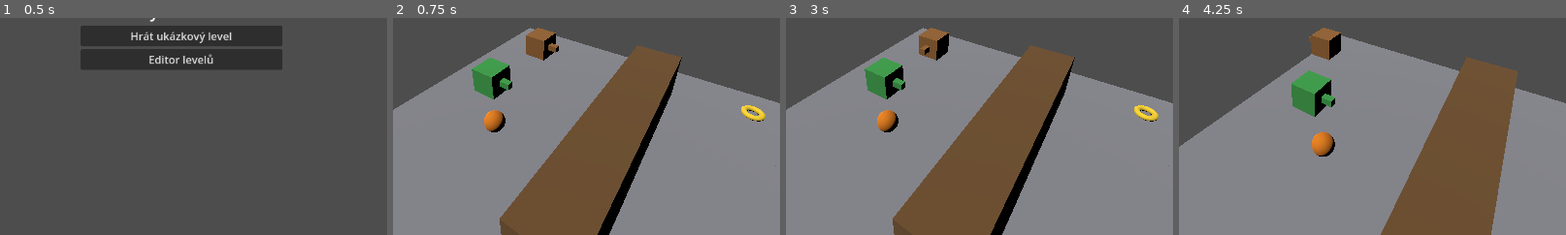
Above: before the commit, frames 1-4 (left to right).
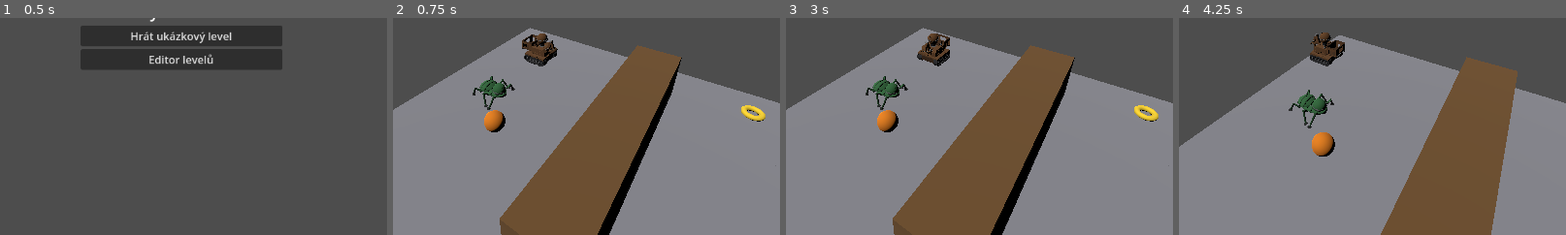
Above: after the commit, the same moments.

Repository: zbynekrybicka/NCR
Game: Godot game, scene res://app/scenes/main.tscn
The game is run twice, just before and just after one commit, with the same random seed, the same clock (stepped at 60 frames per second) and the same inputs.
Inputs (mouse positions are % of the whole screen's width and height, from its top left):
- Up to frame 1 (0.5 s): no input
- Up to frame 2 (0.75 s): click "Hrát ukázkový level" at 0.5 s
- Up to frame 3 (3 s): click "Menu" at 1.25 s; click "Hrát ukázkový level" at 2 s; tap Enter at 2.75 s; move the mouse to (72, 45) at 2.77 s; hold D (turn_right) from 2.78 s (still down); tap W (step) at 2.85 s; click (72, 45) at 2.92 s
- Up to frame 4 (4.25 s): tap S (turn_around) at 3.05, 3.6 s; tap R (restart_level) at 3.5 s; move the mouse to (30, 55) at 3.52 s; release D (turn_right) at 3.53 s; hold Shift (step_down) from 3.53 s (still down); tap W (step) at 3.8 s
The pictures show only the part of the screen within x 31-81%, y 44-94%; the shares and areas given below are measured in that part.

Frame 1 is identical in both runs. In frame 2, 2.5% of the frame differs, in the area x 20-43%, y 4-43%; in frame 3, 2.4%; in frame 4, 2.7%, in the area x 28-43%, y 4-51%.

Commit message:
Modely a animace jsou připravené.

Diff:
--- a/game/app/editor/editor_view.gd
+++ b/game/app/editor/editor_view.gd
@@ -127,24 +127,14 @@
 		node.rotation.y = -WorldView.facing_to_yaw(level.orientation_at(cell))
 		_content.add_child(node)
 
+## Roboti se v editoru kreslí stejně jako ve hře (týž RobotView), aby autor
+## levelu viděl, co pak uvidí hráč — navíc jen jmenovka nad modelem.
 func _build_robots() -> void:
 	for placement in level.robots:
-		var mesh := BoxMesh.new()
-		mesh.size = Vector3(0.6, 0.6, 0.6)
-		var material := StandardMaterial3D.new()
-		material.albedo_color = WorldView.ROBOT_COLORS.get(placement.kind, Color.WHITE)
-		mesh.material = material
-		var node := MeshInstance3D.new()
-		node.mesh = mesh
+		var node := RobotView.create(placement.kind,
+				WorldView.ROBOT_COLORS.get(placement.kind, Color.WHITE))
 		node.position = WorldView.cell_to_position(placement.cell)
 		node.rotation.y = WorldView.facing_to_yaw(placement.facing)
-		var nose := MeshInstance3D.new()
-		var nose_mesh := BoxMesh.new()
-		nose_mesh.size = Vector3(0.15, 0.15, 0.3)
-		nose_mesh.material = material
-		nose.mesh = nose_mesh
-		nose.position = Vector3(0, 0, -0.4)
-		node.add_child(nose)
 		var label := Label3D.new()
 		label.text = GridTypes.robot_name(placement.kind)
 		label.position = Vector3(0, 0.55, 0)
--- a/game/app/view/event_animator.gd
+++ b/game/app/view/event_animator.gd
@@ -10,6 +10,17 @@
 const STEP_TIME := 0.14
 const TURN_TIME := 0.10
 
+## Klipy uvnitř modelu robota podle substepu (§6.4). Bere se první, který
+## model doopravdy má — kdo klip nemá, se jen posune. Krok po šikmině je pořád
+## chůze, svislý (šplhání Neta, let Da) už ne — tam by `walk` lhal.
+const MOVE_CLIPS := {
+	GridTypes.Substep.FORWARD: ["walk"],
+	GridTypes.Substep.UP_RAMP: ["walk_ramp_up", "walk"],
+	GridTypes.Substep.DOWN_RAMP: ["walk_ramp_down", "walk"],
+	GridTypes.Substep.UP_VERTICAL: ["climb_up", "fly_up"],
+	GridTypes.Substep.DOWN_VERTICAL: ["climb_down", "fly_down"],
+}
+
 var view: WorldView
 var _queue: Array = []
 var _playing: bool = false
@@ -20,6 +31,7 @@
 var _from_yaw: float = 0.0
 var _to_yaw: float = 0.0
 var _node: Node3D
+var _robot: RobotView
 
 func is_playing() -> bool:
 	return _playing or not _queue.is_empty()
@@ -53,8 +65,11 @@
 	if _node != null and is_instance_valid(_node):
 		_node.position = _to
 		_node.rotation.y = _to_yaw
+	if _robot != null and is_instance_valid(_robot):
+		_robot.settle()
 	_playing = false
 	_node = null
+	_robot = null
 
 func _next() -> void:
 	while not _queue.is_empty():
@@ -70,21 +85,26 @@
 			_node = view.robot_node(int(event.data["robot"]))
 			if _node == null:
 				return false
+			_robot = view.robot_view(int(event.data["robot"]))
 			_from = _node.position
 			_to = WorldView.cell_to_position(event.data["to"])
 			_from_yaw = _node.rotation.y
 			_to_yaw = _node.rotation.y
 			_begin(STEP_TIME)
+			_play_clips(MOVE_CLIPS.get(int(event.data["substep"]), []))
 			return true
 		Event.EventType.ROBOT_TURNED:
 			_node = view.robot_node(int(event.data["robot"]))
 			if _node == null:
 				return false
+			_robot = view.robot_view(int(event.data["robot"]))
 			_from = _node.position
 			_to = _node.position
 			_from_yaw = _node.rotation.y
 			_to_yaw = WorldView.facing_to_yaw(int(event.data["to_dir"]))
 			_begin(TURN_TIME)
+			_play_clips(_turn_clips(int(event.data["from_dir"]),
+					int(event.data["to_dir"])))
 			return true
 		Event.EventType.ROBOT_ENTERED_TARGET:
 			var node := view.robot_node(int(event.data["robot"]))
@@ -111,3 +131,22 @@
 	_elapsed = 0.0
 	_duration = duration
 	_playing = true
+
+## Klip se roztahuje na dobu události, ne naopak (§6.3): tempo hry je herní
+## rozhodnutí, ne důsledek toho, kolik snímků měl klip v Blenderu.
+func _play_clips(clips: Array) -> void:
+	if _robot == null or clips.is_empty():
+		return
+	_robot.play_action(PackedStringArray(clips), _duration)
+
+## Směr otáčky z rozdílu světových stran. Klipy jsou pojmenované z pohledu
+## robota (blender/net/anim_walk.py), takže NORTH -> EAST je `turn_right`.
+static func _turn_clips(from_dir: int, to_dir: int) -> Array:
+	match posmod(to_dir - from_dir, 4):
+		1:
+			return ["turn_right"]
+		2:
+			return ["turn_around"]
+		3:
+			return ["turn_left"]
+	return []
--- /dev/null
+++ b/game/app/view/robot_view.gd
@@ -0,0 +1,138 @@
+class_name RobotView
+extends Node3D
+
+## Obal robota (import-assets §4.1). Tímhle uzlem hýbe EventAnimator — dává
+## mu pozici buňky a yaw; model z Blenderu (`blender/<robot>/`) visí uvnitř
+## a o mřížce nic neví. Díky obalu se klipy uvnitř modelu míchají s pohybem
+## po mřížce, aniž by o sobě navzájem věděly.
+##
+## Chybějící `.glb` NENÍ chyba: použije se dosavadní barevná krychle s nosem
+## (§2.4 — každý model má fallback, aby šly assety přidávat po jednom).
+
+const MODEL_PATHS := {
+	GridTypes.RobotKind.HAN: "res://assets/robots/han.glb",
+	GridTypes.RobotKind.DUL: "res://assets/robots/dul.glb",
+	GridTypes.RobotKind.SET: "res://assets/robots/set.glb",
+	GridTypes.RobotKind.NET: "res://assets/robots/net.glb",
+	GridTypes.RobotKind.DA: "res://assets/robots/da.glb",
+	GridTypes.RobotKind.YEO: "res://assets/robots/yeo.glb",
+	GridTypes.RobotKind.IL: "res://assets/robots/il.glb",
+}
+
+## Klipy, které u robota běží pořád (vrtule Da). Nepatří do fronty událostí
+## a nesmí se roztahovat přes `speed_scale` (§6.3) — proto se pouští zvlášť
+## a v přirozeném tempu. Pořadí je pořadí priority.
+const LOOP_CLIPS := ["idle", "rotors"]
+
+static var _scene_cache: Dictionary = {}   # cesta -> PackedScene | null
+
+var kind: int = -1
+
+var _player: AnimationPlayer = null
+var _loop_clip: String = ""
+var _action_clip: String = ""
+
+## `color` se použije jen pro fallback krychli, aby RobotView nemusel sahat
+## do WorldView (a nevznikl kruhový odkaz mezi třídami).
+static func create(p_kind: int, color: Color) -> RobotView:
+	var view := RobotView.new()
+	view.kind = p_kind
+	view.name = "Robot_%s" % GridTypes.robot_name(p_kind)
+	var model := _instantiate_model(p_kind)
+	if model == null:
+		view.add_child(_placeholder(color))
+	else:
+		view.add_child(model)
+		view._setup_animation(model)
+	return view
+
+## Zahraje první klip ze seznamu, který model doopravdy má, a roztáhne ho na
+## dobu události (§6.3 — autorita je tabulka časů, ne délka klipu v Blenderu).
+## Když žádný z klipů neexistuje, uzel se prostě jen posune.
+func play_action(clips: PackedStringArray, duration: float) -> void:
+	if _player == null:
+		return
+	var clip := ""
+	for candidate in clips:
+		if _player.has_animation(candidate):
+			clip = candidate
+			break
+	if clip == "":
+		return
+	var length: float = _player.get_animation(clip).length
+	_player.speed_scale = length / maxf(duration, 0.001)
+	_player.play(clip)
+	_action_clip = clip
+
+## Koncová póza akce jednou operací (§6.6, pravidlo 3) — po přeskočení
+## animace musí scéna odpovídat stavu, ne doběhnout „časem".
+func settle() -> void:
+	if _player == null or _action_clip == "":
+		return
+	_player.seek(_player.get_animation(_action_clip).length, true)
+	_play_loop()
+
+func _setup_animation(model: Node) -> void:
+	for node in model.find_children("*", "AnimationPlayer", true, false):
+		_player = node
+		break
+	if _player == null:
+		return
+	for clip_name in LOOP_CLIPS:
+		if _player.has_animation(clip_name):
+			_loop_clip = clip_name
+			# Smyčku zapínáme v kódu: v .glb žádný příznak opakování není a
+			# ruční nastavení v .import by se ztratilo při reexportu modelu.
+			_player.get_animation(clip_name).loop_mode = Animation.LOOP_LINEAR
+			break
+	_player.animation_finished.connect(_on_animation_finished)
+	_play_loop()
+
+func _on_animation_finished(finished_clip: StringName) -> void:
+	if finished_clip == _loop_clip:
+		return
+	_play_loop()
+
+func _play_loop() -> void:
+	_action_clip = ""
+	if _player == null:
+		return
+	_player.speed_scale = 1.0
+	if _loop_clip == "":
+		return   # robot bez smyčky zůstane stát v koncové póze klipu
+	_player.play(_loop_clip)
+
+static func _instantiate_model(p_kind: int) -> Node3D:
+	var path: String = MODEL_PATHS.get(p_kind, "")
+	if path == "":
+		return null
+	if not _scene_cache.has(path):
+		# `load()` na GLB není zadarmo a scéna se staví znovu při každém
+		# restartu levelu (level_controller.gd), proto cache.
+		_scene_cache[path] = load(path) if ResourceLoader.exists(path) else null
+	var scene: PackedScene = _scene_cache[path]
+	if scene == null:
+		return null
+	var model := scene.instantiate() as Node3D
+	if model != null:
+		model.name = "Model"
+	return model
+
+## Dosavadní placeholder: krychle s „nosem" ve směru pohledu (§20.1).
+static func _placeholder(color: Color) -> Node3D:
+	var material := StandardMaterial3D.new()
+	material.albedo_color = color
+	var mesh := BoxMesh.new()
+	mesh.size = Vector3(0.6, 0.6, 0.6)
+	mesh.material = material
+	var node := MeshInstance3D.new()
+	node.name = "Placeholder"
+	node.mesh = mesh
+	var nose_mesh := BoxMesh.new()
+	nose_mesh.size = Vector3(0.15, 0.15, 0.3)
+	nose_mesh.material = material
+	var nose := MeshInstance3D.new()
+	nose.mesh = nose_mesh
+	nose.position = Vector3(0, 0, -0.4)
+	node.add_child(nose)
+	return node
--- a/game/app/view/world_view.gd
+++ b/game/app/view/world_view.gd
@@ -34,7 +34,7 @@
 
 var world: WorldState
 var _block_layers: Dictionary = {}   # BlockType -> MultiMeshInstance3D
-var _robot_nodes: Array = []         # index robota -> Node3D
+var _robot_nodes: Array = []         # index robota -> RobotView
 var _item_nodes: Dictionary = {}     # Vector3i -> Node3D
 var _key_node: Node3D
 var _water_root: Node3D
@@ -137,24 +137,11 @@
 func _build_robots() -> void:
 	for i in world.robots.size():
 		var robot: RobotState = world.robots[i]
-		var mesh := BoxMesh.new()
-		mesh.size = Vector3(0.6, 0.6, 0.6)
-		var material := StandardMaterial3D.new()
-		material.albedo_color = ROBOT_COLORS.get(robot.kind, Color.WHITE)
-		mesh.material = material
-		var node := MeshInstance3D.new()
-		node.mesh = mesh
+		var node := RobotView.create(robot.kind,
+				ROBOT_COLORS.get(robot.kind, Color.WHITE))
 		node.position = cell_to_position(robot.cell)
+		node.rotation.y = facing_to_yaw(robot.facing)
 		add_child(node)
-		# Malý „nos" ukazující směr pohledu
-		var nose := MeshInstance3D.new()
-		var nose_mesh := BoxMesh.new()
-		nose_mesh.size = Vector3(0.15, 0.15, 0.3)
-		nose_mesh.material = material
-		nose.mesh = nose_mesh
-		nose.position = Vector3(0, 0, -0.4)
-		node.add_child(nose)
-		node.rotation.y = facing_to_yaw(robot.facing)
 		_robot_nodes.append(node)
 
 static func facing_to_yaw(facing: int) -> float:
@@ -207,3 +194,7 @@
 	if index < 0 or index >= _robot_nodes.size():
 		return null
 	return _robot_nodes[index]
+
+## Totéž, jen typovaně — pro animace uvnitř modelu (import-assets §4.1).
+func robot_view(index: int) -> RobotView:
+	return robot_node(index) as RobotView
Not shown, added: game/app/view/robot_view.gd.uid
Binary file added: game/assets/robots/da.glb
Not shown, added: game/assets/robots/da.glb.import
Binary file added: game/assets/robots/dul.glb
Not shown, added: game/assets/robots/dul.glb.import
Binary file added: game/assets/robots/han.glb
Not shown, added: game/assets/robots/han.glb.import
Binary file added: game/assets/robots/il.glb
Not shown, added: game/assets/robots/il.glb.import
Binary file added: game/assets/robots/net.glb
Not shown, added: game/assets/robots/net.glb.import
Binary file added: game/assets/robots/set.glb
(and 14 more such lines)
